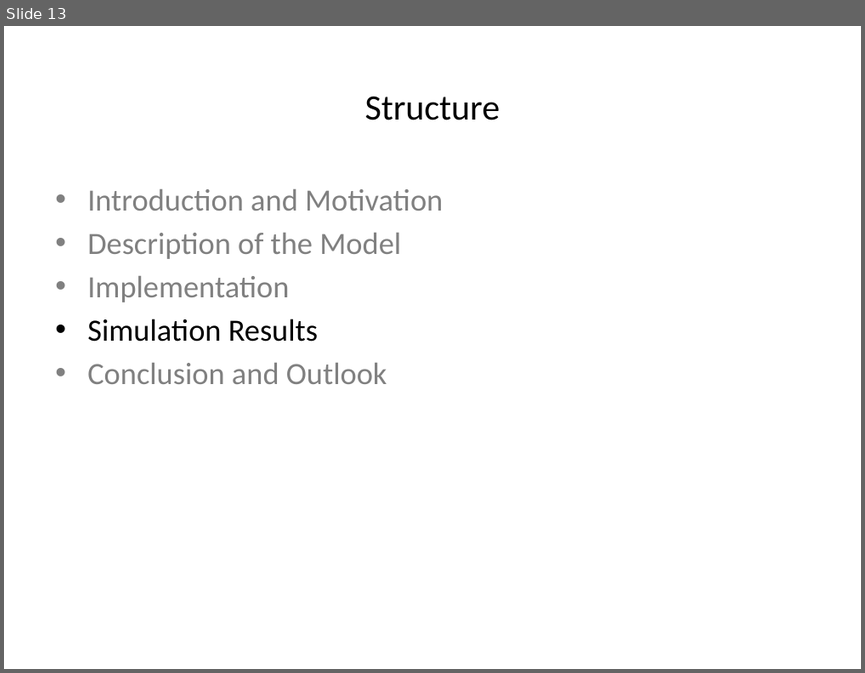
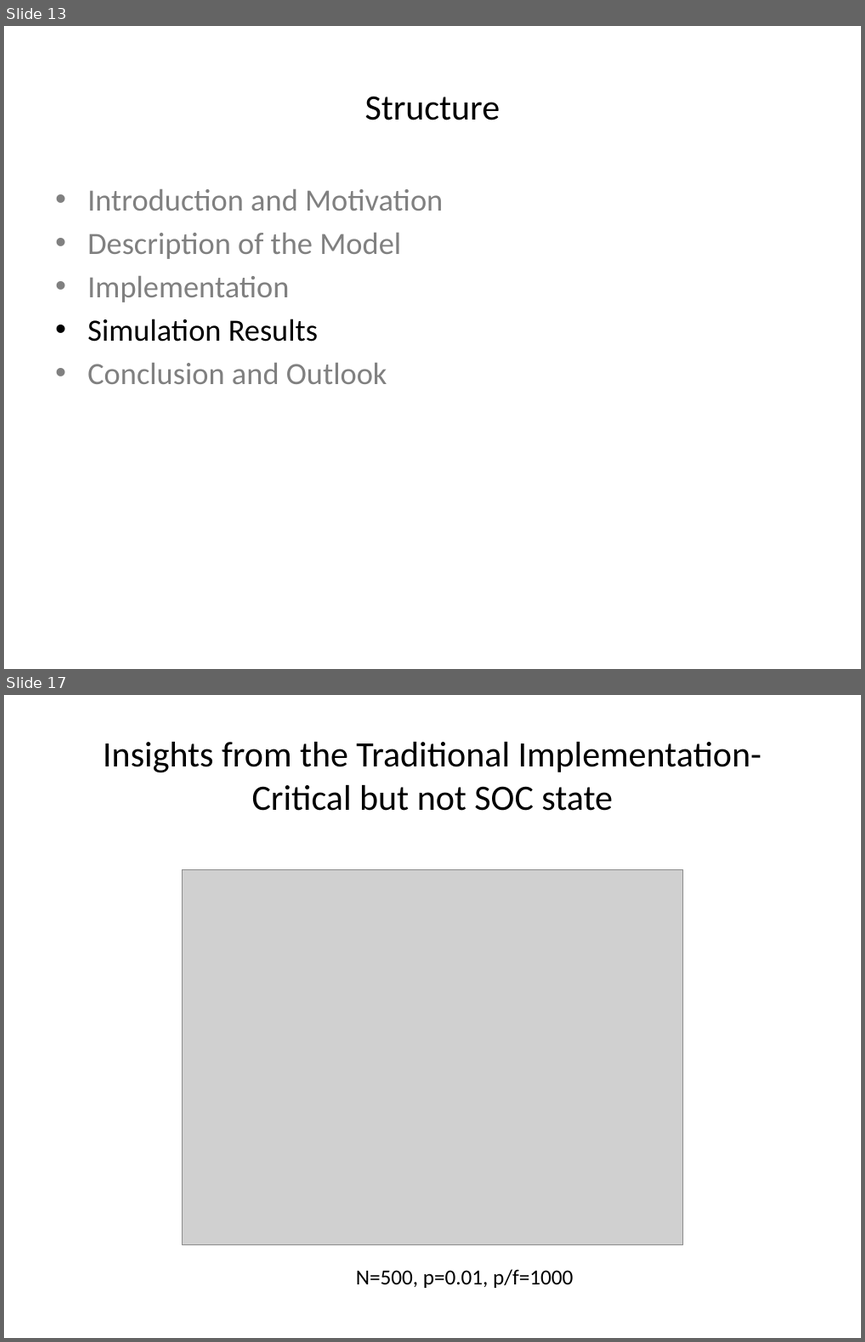
Before and after one commit to wildmic/Forest-Fire-SOC, a slide deck: presentation/SOC.pptx. Shown one above the other, each under a label of ours: slide 13 before the commit, slides 13 and 17 after it; the slides between them are not shown. The pictures are 865x673 and 865x1342 pixels, drawn with LibreOffice and Linux fonts; fonts in the diff are those of the drawing; grey boxes stand for pictures. Boxes give left, top, right and bottom in pixels: in the first picture for what was removed or moved away, otherwise in the second. Text is boxed around its words. In the diff, an @@ line names an element or a change of style, - is before the commit and + after.

```diff
--- a/presentation/SOC.pptx
+++ b/presentation/SOC.pptx
@@ slide 17 added at [4, 695, 861, 1338], background #FFFFFF @@
@@ title added at [103, 742, 761, 811], 30 pt, text #000000 @@
+Insights from the Traditional Implementation- Critical but not SOC state
@@ picture added at [182, 870, 682, 1245] @@
@@ text added at [356, 1269, 573, 1287], 18 pt, text #000000 @@
+N=500, p=0.01, p/f=1000
```
Also in this commit, not shown: 7 slides changed, 11 other slides added, 3 slides removed, 6 other files.
